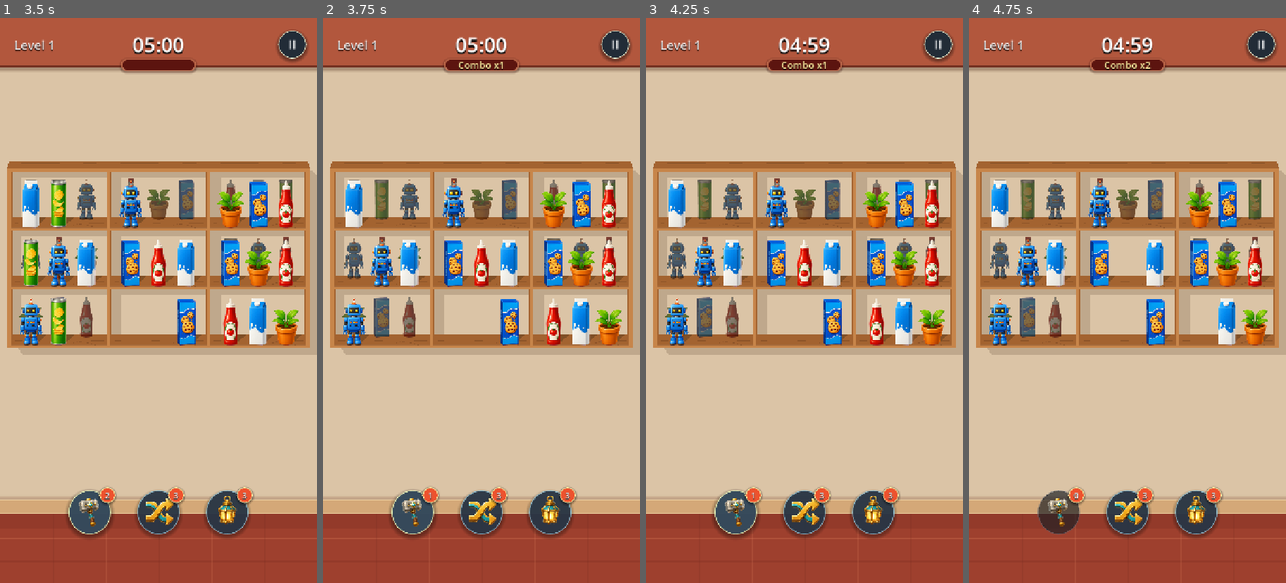
Above: before the commit, frames 1-4 (left to right).
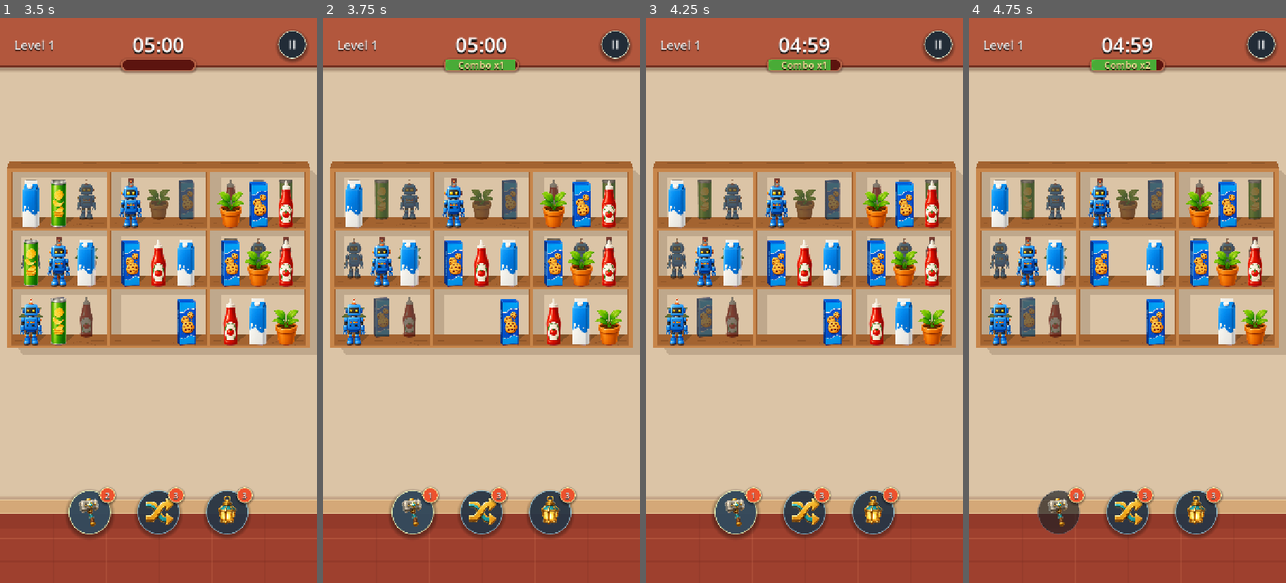
Above: after the commit, the same moments.

Repository: vladeque/sorting-puzzle
Game: Godot game, scene res://scenes/main_menu.tscn
Two runs of this game, one before a commit and one after it. Both use one fixed random seed, a clock stepped at 60 frames per second and the inputs below.
Inputs:
- Up to frame 1 (3.5 s): click "Play" at 0.5 s; click "II" at 1.25 s; click "Continue" at 2 s; click "3" at 2.75 s
- Up to frame 2 (3.75 s): click "2" at 3.5 s
- Up to frame 3 (4.25 s): no input
- Up to frame 4 (4.75 s): click "1" at 4.25 s

Frame 1 is identical in both runs. In frame 2, 0.4% of the frame differs, in the area x 38-61%, y 7-10%; in frame 3, 0.3%; in frame 4, 0.3%.

Commit message:
Add combo timer strip

Diff:
--- a/level.tscn
+++ b/level.tscn
@@ -226,6 +226,21 @@
 mouse_filter = 2
 theme_override_styles/panel = SubResource("StyleBoxFlat_hud_center_slot")
 
+[node name="ComboFill" type="ColorRect" parent="Background/HudCenterSlot"]
+visible = false
+layout_mode = 1
+anchors_preset = 15
+anchor_right = 1.0
+anchor_bottom = 1.0
+offset_left = 3.0
+offset_top = 3.0
+offset_right = -3.0
+offset_bottom = -3.0
+grow_horizontal = 2
+grow_vertical = 2
+mouse_filter = 2
+color = Color(0.27, 0.8, 0.25, 0.82)
+
 [node name="ComboLabel" type="Label" parent="Background/HudCenterSlot" unique_id=449182547]
 visible = false
 layout_mode = 1
@@ -234,6 +249,7 @@
 anchor_bottom = 1.0
 grow_horizontal = 2
 grow_vertical = 2
+mouse_filter = 2
 theme_override_colors/font_color = Color(1, 0.92, 0.62, 1)
 theme_override_colors/font_shadow_color = Color(0.08, 0.02, 0.01, 0.82)
 theme_override_constants/shadow_offset_x = 0
--- a/scripts/level.gd
+++ b/scripts/level.gd
@@ -47,6 +47,7 @@
 const SHELF_RIGHT_STACK_MIN_VERTICAL_OVERLAP := 0.35
 const HUD_TOP_MARGIN := 28.0
 const HUD_SIDE_MARGIN := 24.0
+const COMBO_FILL_INSET := 3.0
 const LEVEL_LABEL_MARGIN_LEFT := 32.0
 const LEVEL_LABEL_TOP := 42.0
 const LEVEL_LABEL_SIZE := Vector2(194, 40)
@@ -93,6 +94,7 @@
 var _shelves_root: Node2D
 var _timer_label: Label
 var _level_label: Label
+var _combo_fill: Control
 var _combo_label: Label
 var _failure_panel: Control
 var _completion_panel: Control
@@ -144,6 +146,7 @@
 	_drag_layer = get_node("DragLayer") as Node2D
 	_timer_label = get_node("UI/TimerLabel") as Label
 	_level_label = get_node("UI/LevelLabel") as Label
+	_combo_fill = get_node("Background/HudCenterSlot/ComboFill") as Control
 	_combo_label = get_node("Background/HudCenterSlot/ComboLabel") as Label
 	_failure_panel = get_node("UI/FailurePanel") as Control
 	_completion_panel = get_node("UI/CompletionPanel") as Control
@@ -1311,7 +1314,7 @@
 		_combo_count += triple_count
 
 	_combo_time_remaining = maxf(combo_window_seconds, 0.0)
-	_update_combo_label()
+	_update_combo_hud()
 
 
 func _update_combo_timer(delta: float) -> void:
@@ -1321,22 +1324,37 @@
 	_combo_time_remaining = maxf(_combo_time_remaining - delta, 0.0)
 	if _combo_time_remaining <= 0.0:
 		_reset_combo()
+	else:
+		_update_combo_hud()
 
 
 func _reset_combo() -> void:
 	_combo_count = 0
 	_combo_time_remaining = 0.0
-	_update_combo_label()
-
-
-func _update_combo_label() -> void:
-	if _combo_label == null:
-		return
-
+	_update_combo_hud()
+
+
+func _update_combo_hud() -> void:
 	var should_show := _combo_count > 0 and not _level_failed and not _level_completed
-	_combo_label.visible = should_show
-	if should_show:
+	if _combo_fill != null:
+		_combo_fill.visible = should_show
+		_combo_fill.anchor_right = _get_combo_time_ratio() if should_show else 0.0
+		_combo_fill.offset_left = COMBO_FILL_INSET
+		_combo_fill.offset_top = COMBO_FILL_INSET
+		_combo_fill.offset_right = -COMBO_FILL_INSET
+		_combo_fill.offset_bottom = -COMBO_FILL_INSET
+
+	if _combo_label != null:
+		_combo_label.visible = should_show
+	if _combo_label != null and should_show:
 		_combo_label.text = "Combo x%d" % _combo_count
+
+
+func _get_combo_time_ratio() -> float:
+	if combo_window_seconds <= 0.0:
+		return 0.0
+
+	return clampf(_combo_time_remaining / combo_window_seconds, 0.0, 1.0)
 
 
 func _start_level_timer_from_player_action() -> void:
Not shown, changed: docs/PROJECT_MAP.md
Not shown, changed: docs/SCENES.md
Not shown, changed: docs/SCRIPTS.md
